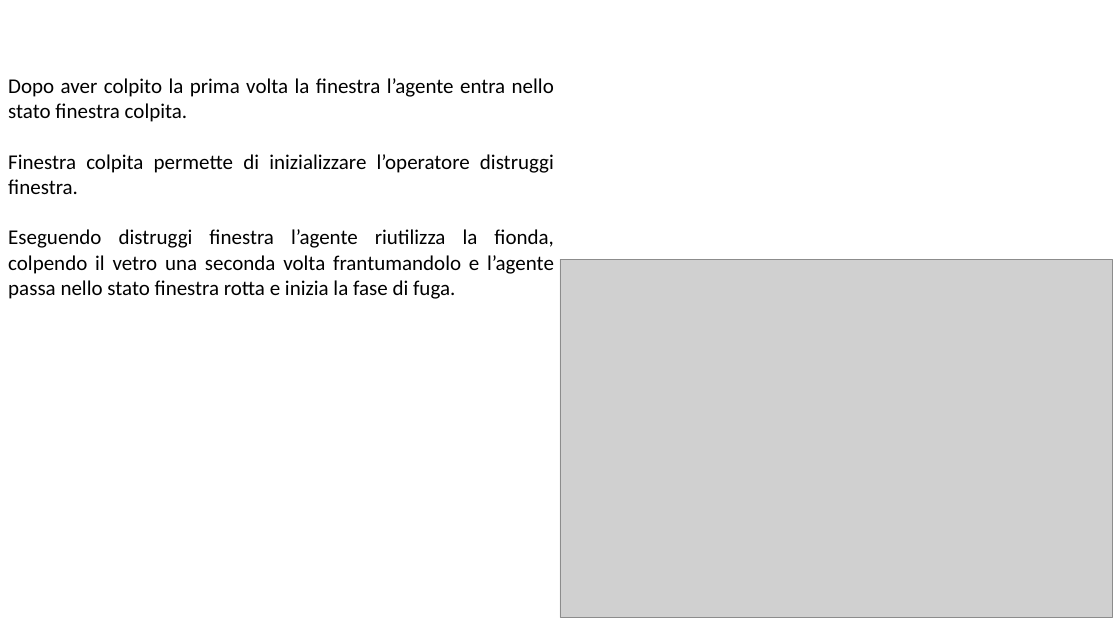
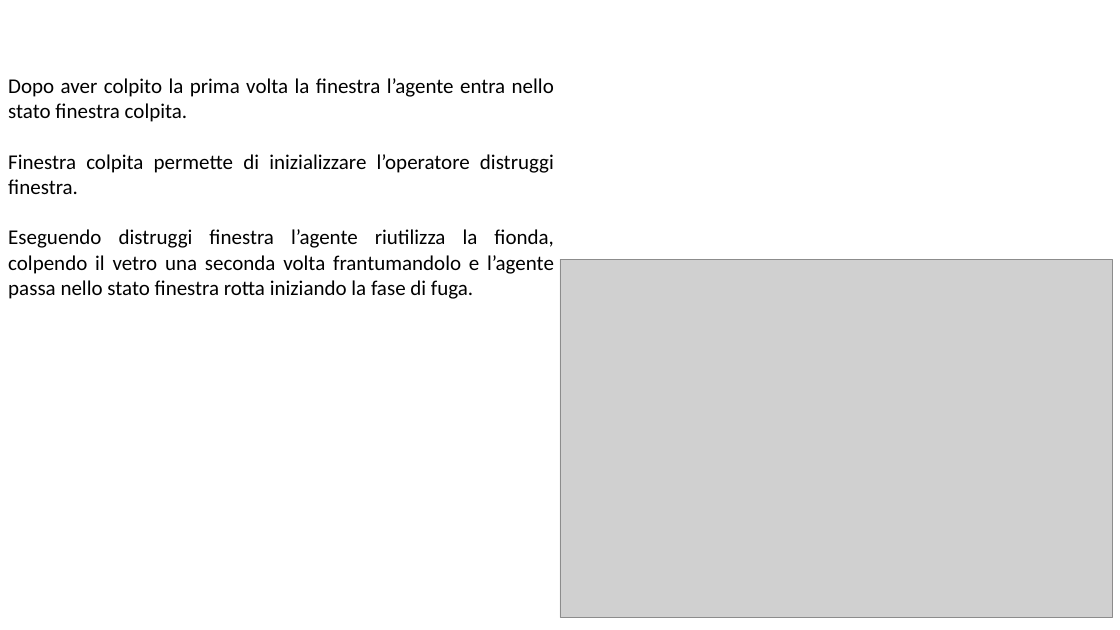
Before and after one commit to giargiapower/prolog-clingo-clips-soar, a slide deck: slide 7 of Presentazioni/Presentazione_soar.pptx. Drawn at 1120x630 pixels with LibreOffice and Linux fonts; fonts in the diff are those of the drawing; grey boxes stand for pictures. Boxes give left, top, right and bottom in pixels: in the first picture for what was removed or moved away, otherwise in the second. Text is boxed around its words. In the diff, an @@ line names an element or a change of style, - is before the commit and + after.

```diff
--- a/Presentazioni/Presentazione_soar.pptx
+++ b/Presentazioni/Presentazione_soar.pptx
@@ text at (x1=8, y1=229, x2=554, y2=299): text changed @@
-Eseguendo distruggi finestra l’agente riutilizza la fionda, colpendo il vetro una seconda volta frantumandolo e l’agente passa nello stato finestra rotta e inizia la fase di fuga.
+Eseguendo distruggi finestra l’agente riutilizza la fionda, colpendo il vetro una seconda volta frantumandolo e l’agente passa nello stato finestra rotta iniziando la fase di fuga.
```
Also in this commit, not shown: 7 other slides changed.
